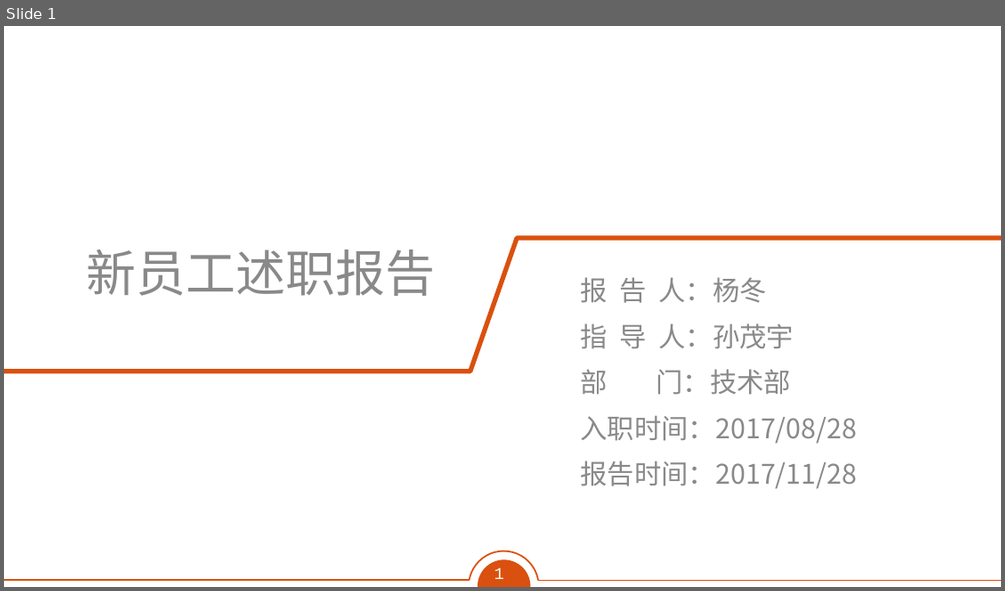
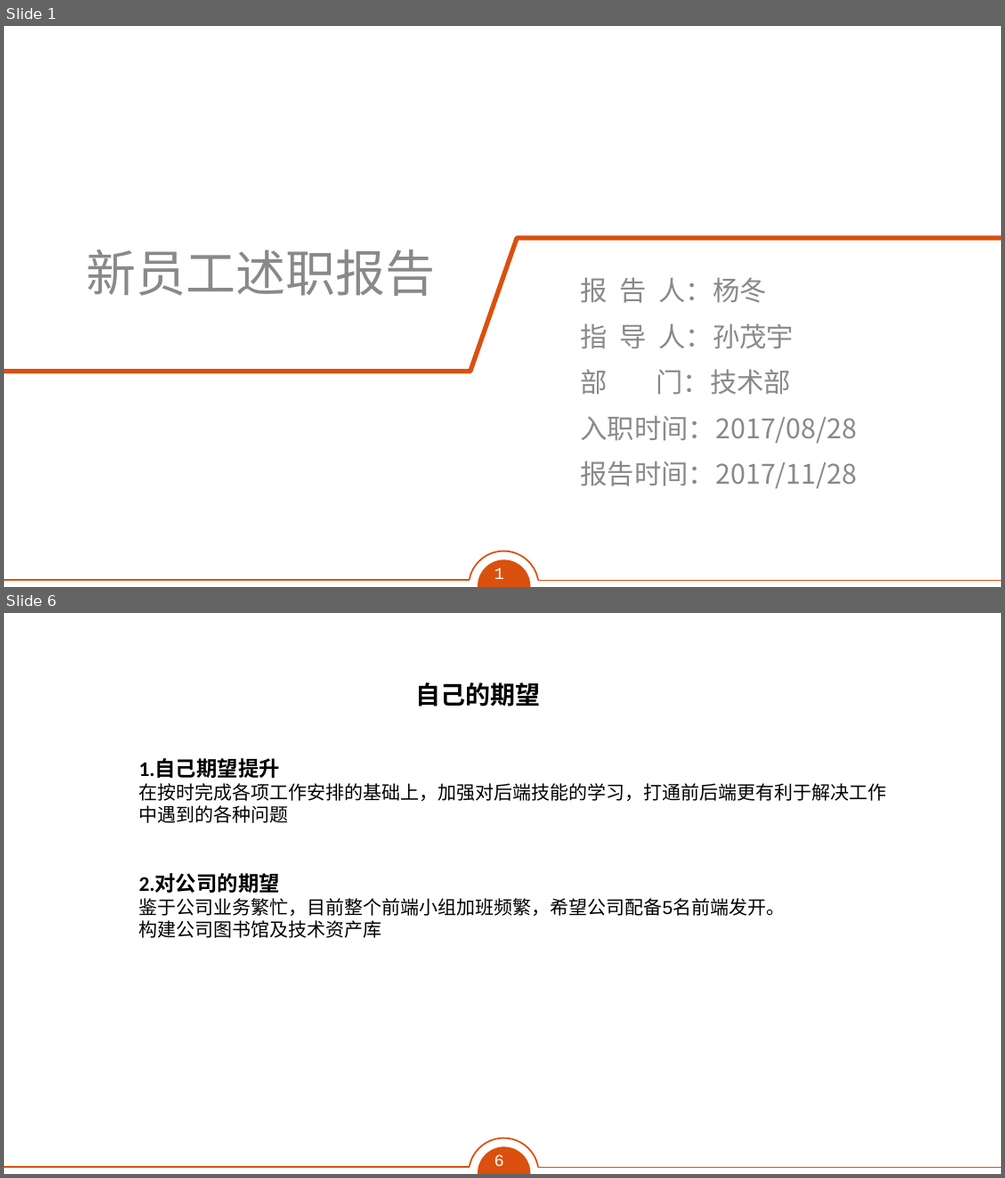
Before and after one commit to Jesse121/Study, a slide deck: 果酱-转正述职模板.pptx. Shown one above the other, each under a label of ours: slide 1 before the commit, slides 1 and 6 after it; the slides between them are not shown. The pictures are 1005x591 and 1005x1178 pixels, drawn with LibreOffice and Linux fonts; fonts in the diff are those of the drawing; background and template pictures are left out. Boxes give left, top, right and bottom in pixels: in the first picture for what was removed or moved away, otherwise in the second. Text is boxed around its words. In the diff, an @@ line names an element or a change of style, - is before the commit and + after.

```diff
--- a/果酱-转正述职模板.pptx
+++ b/果酱-转正述职模板.pptx
@@ slide 6 added at (4, 613, 1001, 1174), background #FFFFFF; not listed: 5 template elements that a slide beside it also shows @@
@@ text added at (833, 617, 966, 714), 26 pt, text #FFFFFF @@
+第二章
+培训六大要素分析
@@ text added at (415, 682, 540, 706), 24 pt, text #000000, bold @@
+自己的期望
@@ text added at (139, 758, 887, 938), 18 pt, text #000000 @@
+1.自己期望提升
+在按时完成各项工作安排的基础上，加强对后端技能的学习，打通前后端更有利于解决工作中遇到的各种问题
+2.对公司的期望
+鉴于公司业务繁忙，目前整个前端小组加班频繁，希望公司配备5名前端发开。
+构建公司图书馆及技术资产库
```
Also in this commit, not shown: 5 other slides added, 5 slides removed, 3 other files.
